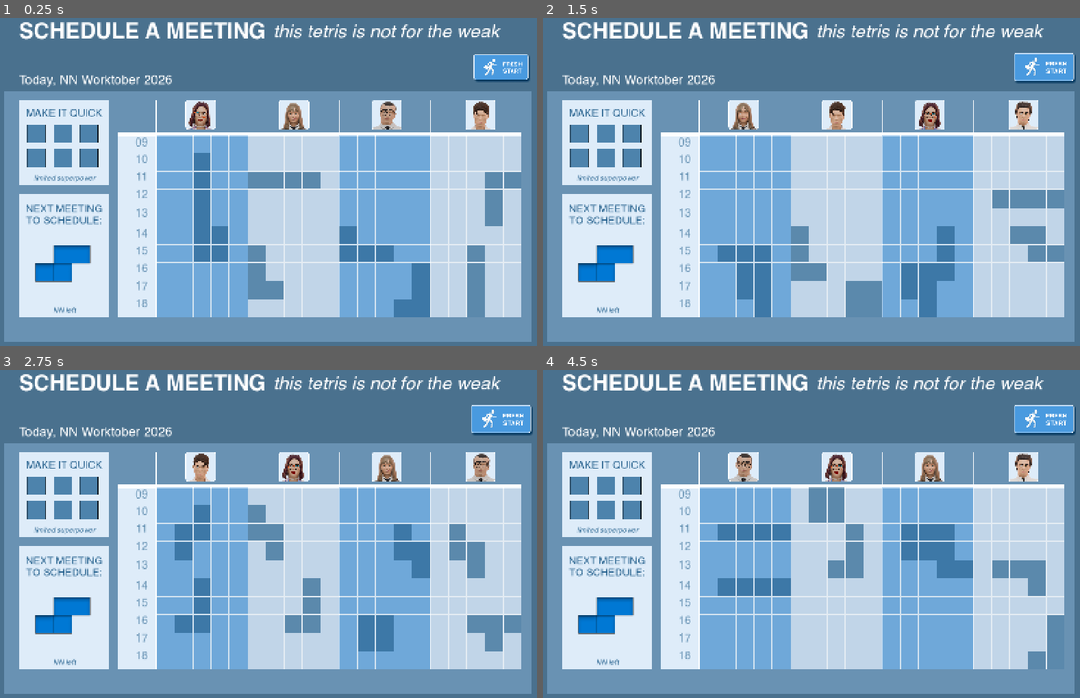
Above: before the commit, frames 1-4 (two rows, left to right).
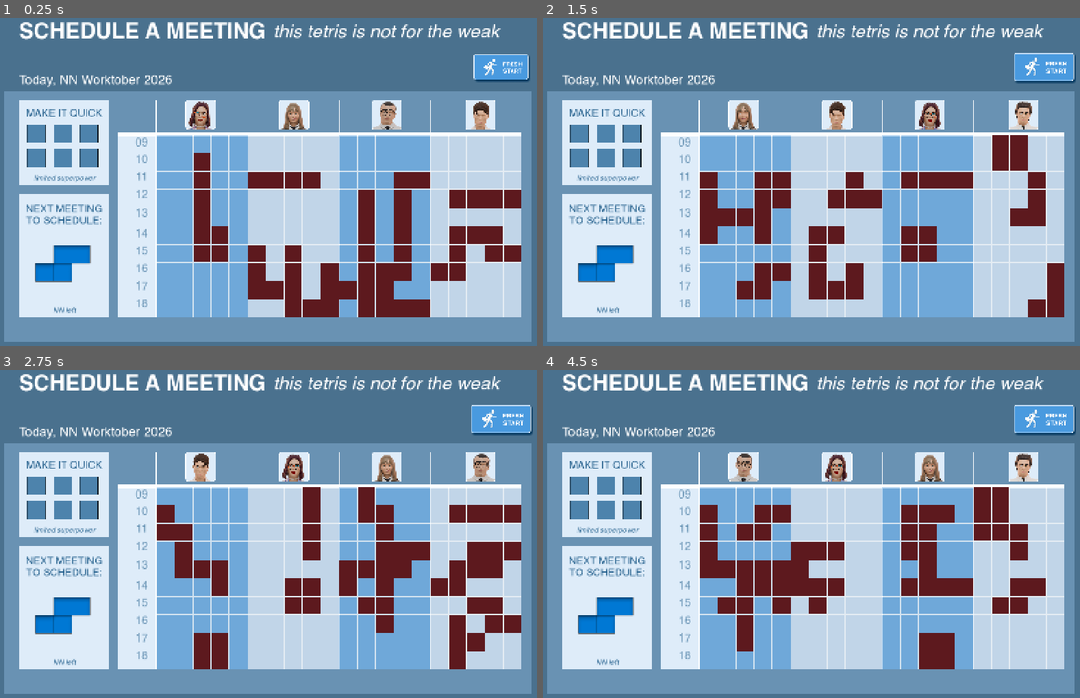
Above: after the commit, the same moments.

Repository: grkovalev/office-game
Game: Godot game, scene res://calendartetris.tscn
Two runs of this game, one before a commit and one after it. Both use one fixed random seed, a clock stepped at 60 frames per second and the inputs below. This scene is started directly instead of the project's main scene.
Inputs (mouse positions are in pixels of both pictures, inside the frame that each line leads up to):
- Up to frame 1 (0.25 s): no input
- Up to frame 2 (1.5 s): click (1047, 70) at 0.5 s; click (1047, 70) at 1.25 s
- Up to frame 3 (2.75 s): click (504, 422) at 2 s
- Up to frame 4 (4.5 s): tap Enter at 2.75, 4.25 s; move the mouse to (929, 530) at 2.77 s; click (929, 530) at 2.92 s; tap Space at 3.5 s; drag from (698, 570) to (607, 616) at 3.52 s; move the mouse to (859, 461) at 4.27 s; click (859, 461) at 4.42 s

The runs differ from the first frame. In frame 1, 12% of the frame differs, in the area x 36-98%, y 41-92%; in frame 2, 13%; in frame 3, 13%; in frame 4, 14%, in the area x 29-98%, y 35-92%.

Commit message:
added color scheme for placed shapes

Diff:
--- a/calendartetris.gd
+++ b/calendartetris.gd
@@ -15,6 +15,7 @@
 
 var cells: Array = []
 var tile_nodes: Array = []
+var cell_colors: Array = []  # [y][x] = Color or null, for neighbor-avoiding color pick
 var _region_default_atlas_row: Dictionary = {}
 
 func _ready() -> void:
@@ -28,11 +29,15 @@
 
 func _init_cells() -> void:
 	cells.clear()
+	cell_colors.clear()
 	for y in range(GRID_HEIGHT):
 		var row: Array = []
+		var color_row: Array = []
 		for x in range(GRID_WIDTH):
 			row.append(false)
+			color_row.append(null)
 		cells.append(row)
+		cell_colors.append(color_row)
 
 
 func create_grid() -> void:
@@ -200,8 +205,10 @@
 func place_quick_shape(cell: Vector2i) -> void:
 	if not cell_in_bounds(cell):
 		return
+	var neighbor_colors := _get_neighbor_colors([cell])
+	var color: Color = _pick_color_avoiding(neighbor_colors)
 	cells[cell.y][cell.x] = true
-	set_cell_color(cell, Color(0.769, 0.388, 0.0, 0.8))
+	set_cell_color(cell, color)
 
 func clamp_base_cell_for_shape(local_cells: Array, base_cell: Vector2i) -> Vector2i:
 	var min_lx := 0
@@ -236,20 +243,68 @@
 
 
 func place_piece(local_cells: Array, base_cell: Vector2i, shape_id: String) -> void:
+	var placed_cells: Array = []
 	for local in local_cells:
 		var offset: Vector2i = local
 		var cell: Vector2i = base_cell + offset
 		if cell_in_bounds(cell):
-			cells[cell.y][cell.x] = true
-			set_cell_color(cell, Color(1.0, 0.502, 0.0, 0.792))
+			placed_cells.append(cell)
+	var neighbor_colors := _get_neighbor_colors(placed_cells)
+	var color: Color = _pick_color_avoiding(neighbor_colors)
+	for cell in placed_cells:
+		var c: Vector2i = cell
+		if cell_in_bounds(c):
+			cells[c.y][c.x] = true
+			set_cell_color(c, color)
 
 func set_cell_color(cell: Vector2i, color: Color) -> void:
 	if not cell_in_bounds(cell):
 		return
+	cell_colors[cell.y][cell.x] = color
 	var tile: Panel = tile_nodes[cell.y][cell.x]
 	var stylebox: StyleBoxFlat = tile.get_theme_stylebox("panel").duplicate() as StyleBoxFlat
 	stylebox.bg_color = color
 	tile.add_theme_stylebox_override("panel", stylebox)
+
+# Returns distinct colors of cells that are 4-adjacent to any of the given cells
+func _get_neighbor_colors(placed_cells: Array) -> Array:
+	var colors: Array = []
+	var seen: Dictionary = {}
+	for cell in placed_cells:
+		var c: Vector2i = cell
+		for dx in [ -1, 1 ]:
+			var nx: int = c.x + dx
+			if nx >= 0 and nx < GRID_WIDTH:
+				var col = cell_colors[c.y][nx]
+				if col != null:
+					var k: String = col.to_html(false)
+					if not seen.has(k):
+						seen[k] = true
+						colors.append(col)
+		for dy in [ -1, 1 ]:
+			var ny: int = c.y + dy
+			if ny >= 0 and ny < GRID_HEIGHT:
+				var col = cell_colors[ny][c.x]
+				if col != null:
+					var k: String = col.to_html(false)
+					if not seen.has(k):
+						seen[k] = true
+						colors.append(col)
+	return colors
+
+func _pick_color_avoiding(neighbor_colors: Array) -> Color:
+	var candidates: Array = []
+	for atlas_color in COLOR_ATLAS:
+		var ok := true
+		for n in neighbor_colors:
+			if atlas_color.is_equal_approx(n):
+				ok = false
+				break
+		if ok:
+			candidates.append(atlas_color)
+	if candidates.is_empty():
+		return COLOR_ATLAS[0]
+	return candidates[randi() % candidates.size()]
 
 func mark_cells_occupied(covered_cells: Array, color: Color) -> void:
 	for cell in covered_cells:
@@ -258,8 +313,21 @@
 			cells[c.y][c.x] = true
 			set_cell_color(c, color)
 
-const PREFILLED_TILE := Color(0.0, 0.271, 0.471, 0.443)
+const PREFILLED_TILE := Color(0.365, 0.098, 0.118, 1.0)
 const COLUMNS_PER_REGION := 5
+
+# Color atlas for placed tiles; same color is never picked for adjacent cells
+const COLOR_ATLAS: Array[Color] = [
+	Color(0.639, 0.322, 0.0, 1.0),
+	Color(0.8, 0.4, 0.0, 1.0),
+	Color(0.949, 0.475, 0.0, 1.0),
+	Color(1.0, 0.584, 0.0, 1.0),
+	Color(1.0, 0.671, 0.251, 1.0),
+	Color(1.0, 0.761, 0.502, 1.0),
+	Color(1.0, 0.847, 0.749, 1.0),
+]
+# Prefill count per region = PREFILLS_BY_ATLAS_ROW[atlas_row assigned to regN_char]. Index = atlas row 0..5.
+const PREFILLS_BY_ATLAS_ROW: Array[int] = [5, 3, 4, 2, 3, 1]
 
 func _base_cell_range_in_region(local_cells: Array, col_start: int, col_end: int) -> Array:
 	var min_lx := 0
@@ -286,14 +354,15 @@
 		return
 	await get_tree().process_frame
 
-	const SHAPES_PER_REGION := 2
 	var num_regions := GRID_WIDTH / COLUMNS_PER_REGION
 	for region_index in range(num_regions):
+		var atlas_row: int = _region_default_atlas_row.get(region_index, 0)
+		var shapes_target: int = PREFILLS_BY_ATLAS_ROW[atlas_row] if atlas_row < PREFILLS_BY_ATLAS_ROW.size() else 0
 		var col_start := region_index * COLUMNS_PER_REGION
 		var col_end := col_start + COLUMNS_PER_REGION - 1
 		var shapes_placed := 0
 
-		while shapes_placed < SHAPES_PER_REGION:
+		while shapes_placed < shapes_target:
 			var placed_this_attempt := false
 			for _attempt in range(80):
 				var shape_id: String = shape_ids[randi() % shape_ids.size()]
@@ -430,11 +499,18 @@
 
 func place_piece_by_collision(area: Area2D, threshold: float) -> void:
 	var covered: Array = get_cells_covered_by_piece(area, threshold)
+	var placed_cells: Array = []
 	for cell in covered:
 		var c: Vector2i = cell
 		if cell_in_bounds(c):
-			cells[c.y][c.x] = true
-			set_cell_color(c, Color(1.0, 0.502, 0.0, 0.718))
+			placed_cells.append(c)
+	var neighbor_colors := _get_neighbor_colors(placed_cells)
+	var color: Color = _pick_color_avoiding(neighbor_colors)
+	for c in placed_cells:
+		var cell: Vector2i = c
+		if cell_in_bounds(cell):
+			cells[cell.y][cell.x] = true
+			set_cell_color(cell, color)
 
 func _on_restartbtn_pressed() -> void:
 	_restart_grid()
